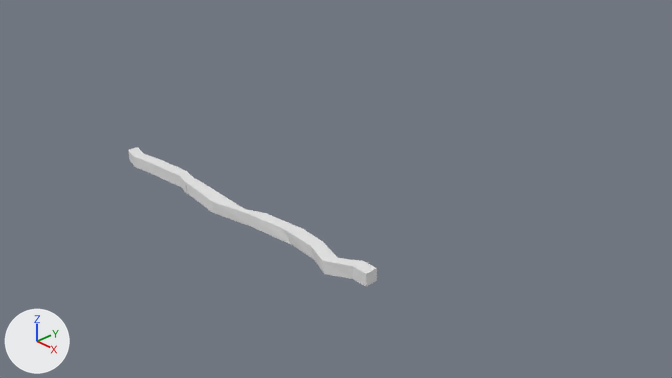
A saved change to the Blender file Assets/box.blend.
Rendered twice from the file's camera 'Camera'. The axes (+X, +Y, +Z) are drawn at lower left. The lights are the same throughout.
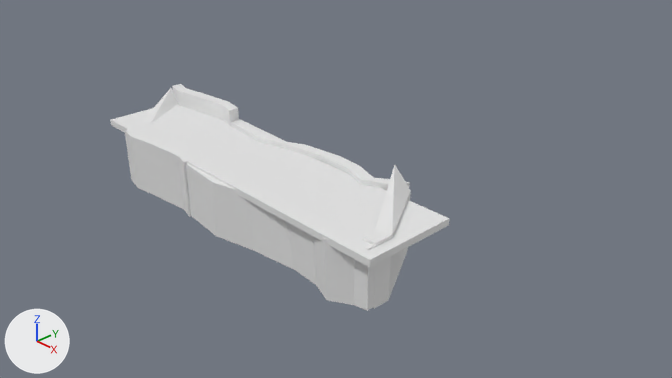
What differs and where, as boxes (x1, y1, x2, y2) in the pictures (672 x 378 px):
'Cube.006', added: after (110, 104, 450, 267)
'Cube', moved, rescaled (37% taller): before (186, 178, 377, 286); after (186, 163, 376, 311)
'Cube.001', moved, rescaled: before (128, 147, 195, 194); after (125, 130, 191, 217)
'Cube.002', added: after (363, 165, 411, 309)
'Cube.003', added: after (231, 119, 410, 190)
'Cube.004', added: after (172, 84, 239, 126)
'Cube.005', added: after (125, 88, 178, 179)

Edits to the bpy script that builds the scene:
```text
Add me_cube_005:
    me_cube_005.from_pydata(...)  # 12 vertices, 10 faces; spans x -8.08..1.0, y -1.0..1.08, z -1.56..1.0
Add me_cube_006:
    me_cube_006.from_pydata(...)  # a box spanning x -1.0..1.0, y -1.0..1.0, z -1.0..1.0
Change ob_cube_001:
    ob_cube_001.location: (-3.95, -0.24, -0.38) -> (-3.95, -0.24, -0.49)
    ob_cube_001.scale: (1.0, 0.103, 0.139) -> (1.0, 0.103, 0.675)
Change ob_cube:
    ob_cube.location: (-0.51, -0.42, -0.34) -> (-0.49, -0.4, -0.39)
    ob_cube.scale: (2.17, 0.106, 0.105) -> (2.17, 0.106, 0.51)
Add ob_cube_005:
    ob_cube_005 = bpy.data.objects.new('Cube.005', me_cube_005)
    ob_cube_005.location = (-4.58, 0.24, -0.38)
    ob_cube_005.scale = (0.126, 0.773, -0.5)
Add ob_cube_004:
    ob_cube_004 = bpy.data.objects.new('Cube.004', me_cube_002.copy())  # the mesh of ob_cube_001
    ob_cube_004.location = (-4.76, 1.33, -0.38)
    ob_cube_004.scale = (1.0, 0.103, 0.888)
Add ob_cube_003:
    ob_cube_003 = bpy.data.objects.new('Cube.003', me_cube_001.copy())  # the mesh of ob_cube
    ob_cube_003.location = (-1.32, 1.15, -0.34)
    ob_cube_003.scale = (2.17, 0.106, 0.584)
Add ob_cube_002:
    ob_cube_002 = bpy.data.objects.new('Cube.002', me_cube_005.copy())
    ob_cube_002.location = (1.43, 0.6, -0.33)
    ob_cube_002.scale = (0.126, 0.773, -0.546)
Add ob_cube_006:
    ob_cube_006 = bpy.data.objects.new('Cube.006', me_cube_006)
    ob_cube_006.location = (-1.8, 0.36, 0.1)
    ob_cube_006.scale = (3.55, 0.835, -0.0575)
```
